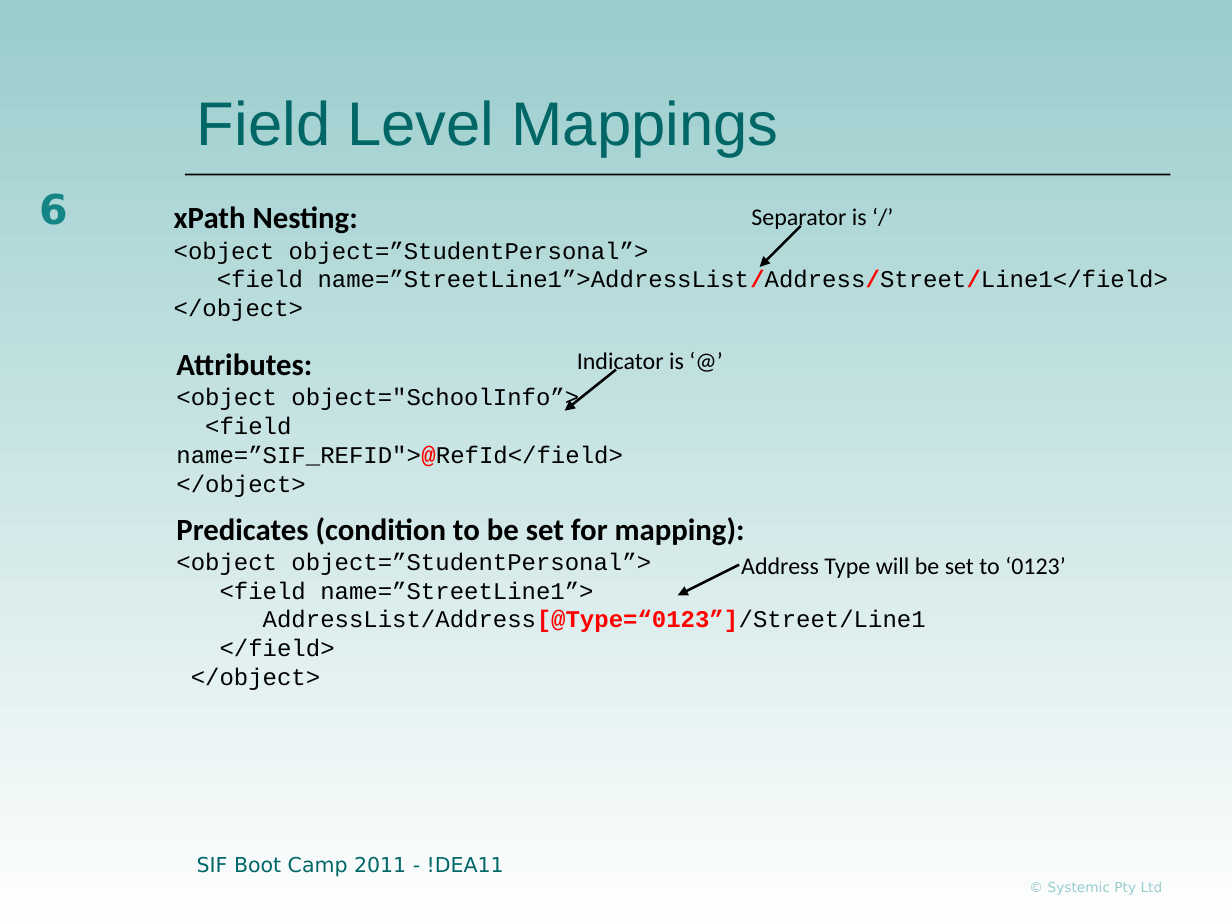
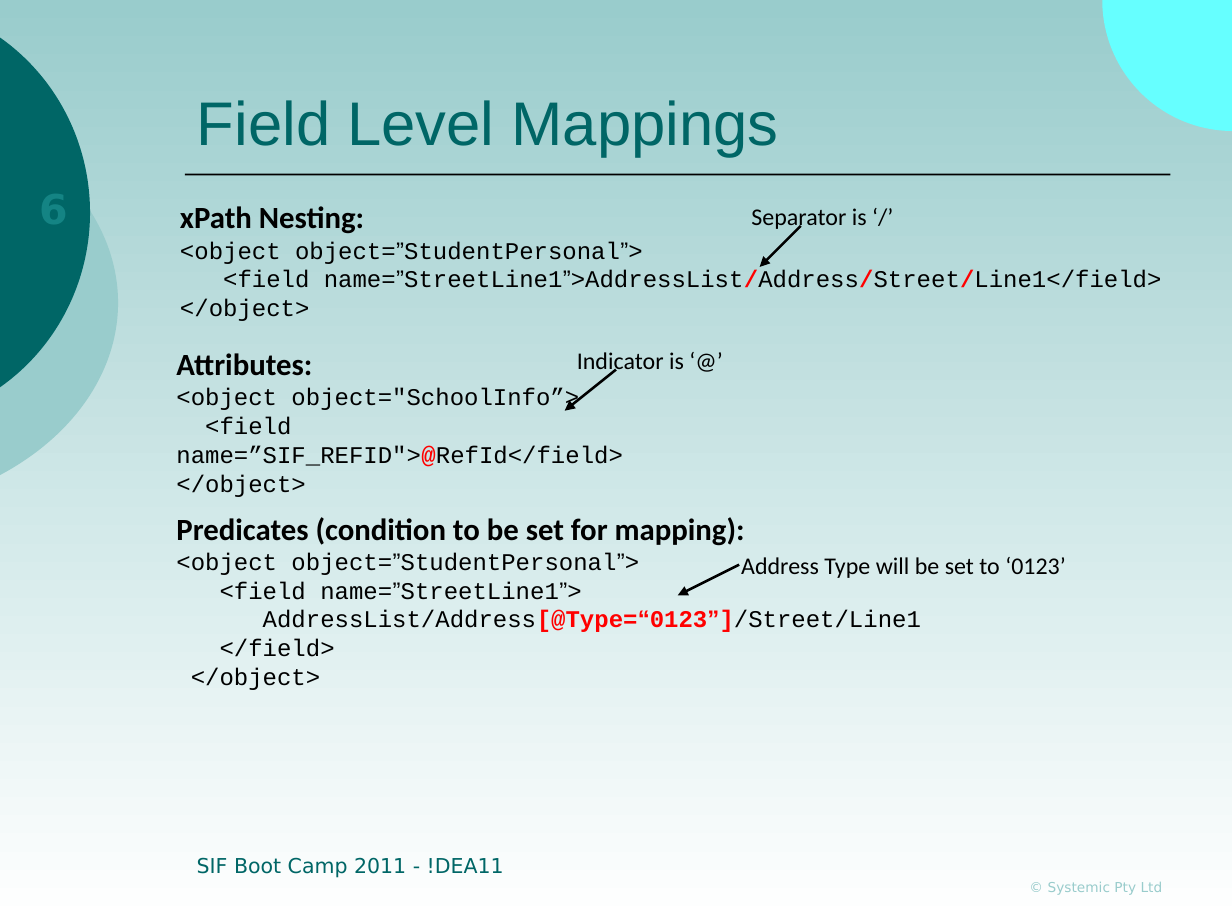
Before and after one commit to nsip/SifBootCamp-dotNet, a slide deck: slide 6 of Documentation/Presentations/06-ADK Mapping.ppt. Drawn at 1232x924 pixels with LibreOffice and Linux fonts; fonts in the diff are those of the drawing; background and template pictures are left out. Boxes give left, top, right and bottom in pixels: in the first picture for what was removed or moved away, otherwise in the second. Text is boxed around its words. In the diff, an @@ line names an element or a change of style, - is before the commit and + after.

```diff
--- a/Documentation/Presentations/06-ADK Mapping.ppt
+++ b/Documentation/Presentations/06-ADK Mapping.ppt
@@ background gradient #99CCCC to #FEFEFE to gradient #99CCCC to #FFFFFF @@
@@ outline redrawn in 3 elements at bbox=[1103, 0, 1232, 132], bbox=[0, 92, 118, 514], bbox=[0, 0, 90, 425] @@
@@ page number rewrapped from bbox=[39, 193, 68, 225] to bbox=[4, 181, 80, 239] @@
@@ text at bbox=[180, 241, 1162, 321]: font Courier New to Arial in "object=”StudentPersonal”> name=”StreetLine1”>AddressList/Add ..." @@
@@ text at bbox=[176, 552, 921, 690]: font Courier New to Arial in "object=”StudentPersonal”> name=”StreetLine1”> AddressList/Ad ..." @@
```
Also in this commit, not shown: 17 other slides changed, 1 other file.
